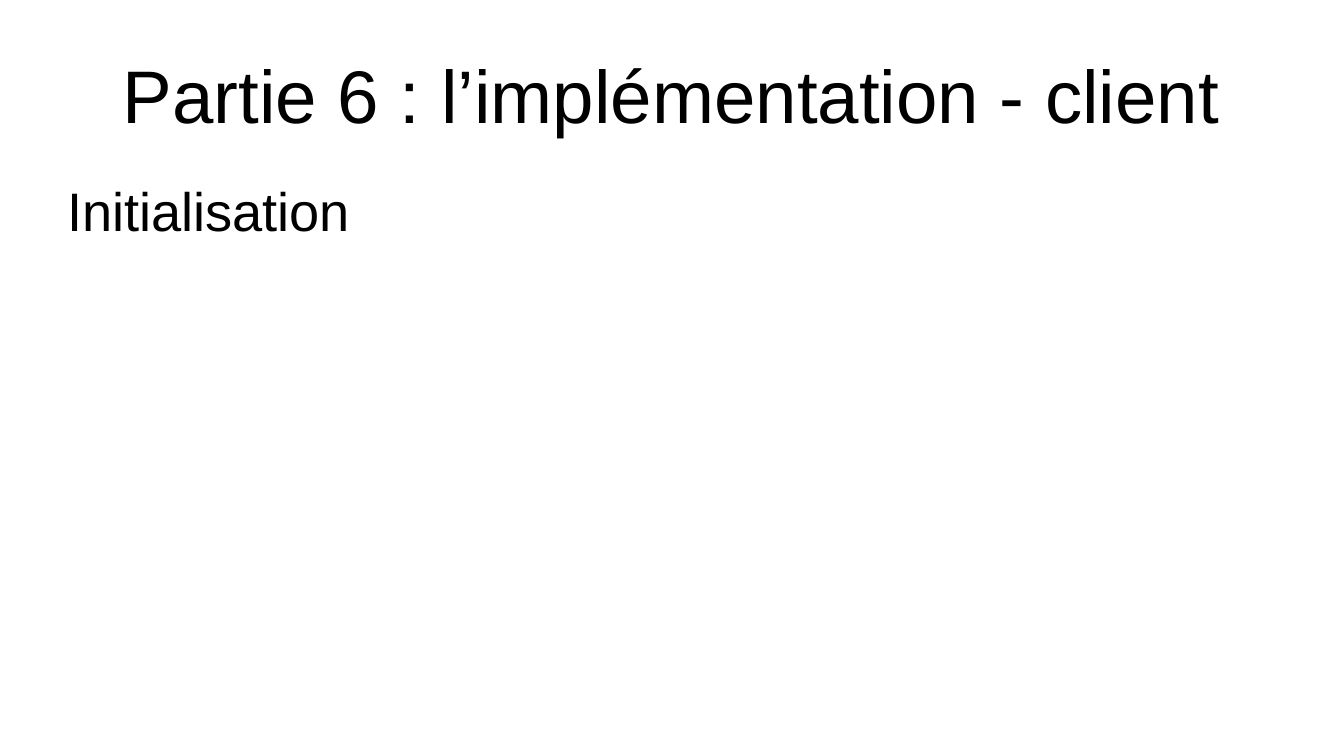
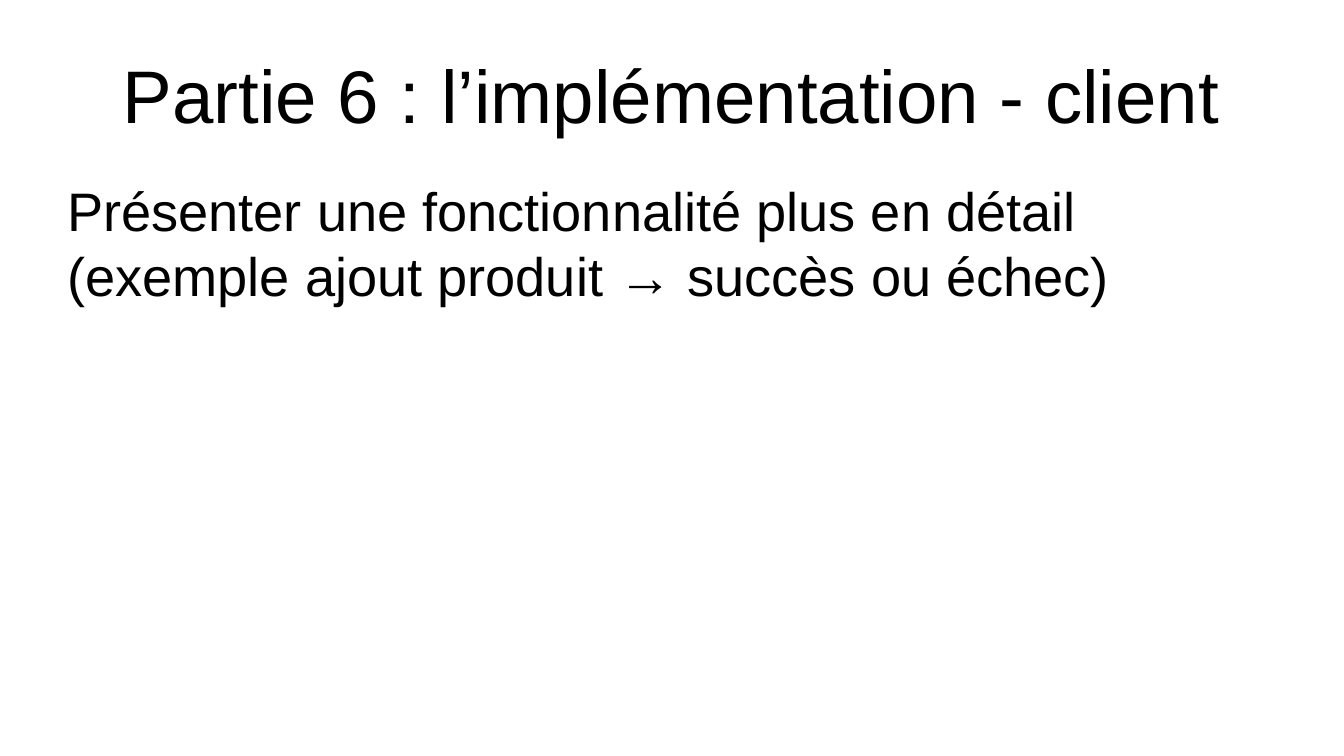
Before and after one commit to EmmaBroudic/Projet-Nooky, a slide deck: slide 37 of doc/Nooky.odp (slide 33 before the commit). Drawn at 1344x756 pixels with LibreOffice and Linux fonts; fonts in the diff are those of the drawing. Boxes give left, top, right and bottom in pixels: in the first picture for what was removed or moved away, otherwise in the second. Text is boxed around its words. In the diff, an @@ line names an element or a change of style, - is before the commit and + after.

```diff
--- a/doc/Nooky.odp
+++ b/doc/Nooky.odp
@@ text at (67,191,1109,305): text changed @@
-Initialisation
+Présenter une fonctionnalité plus en détail (exemple ajout produit → succès ou échec)
```
Also in this commit, not shown: 13 other slides changed, 4 slides added, 2 other files.
